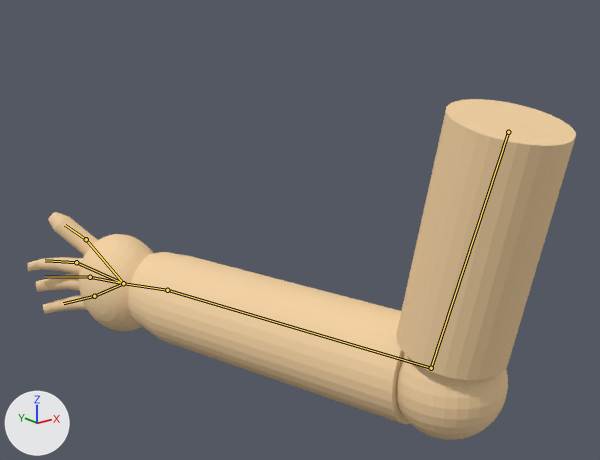
The Blender file Magic 2.0 Unity/Assets/Charakter/Arms0.2_right.blend, before and after one commit.
Camera for both pictures: a camera (50 mm lens) standing at (-1.19, -3.93, 2.06) and looking at (1.25, -0.87, 0.83). The lights are fixed; the arrows at lower left show +X, +Y and +Z. The bones that bend it are drawn over the model as lines.

Names of what the first picture shows: 'Arm_right'.
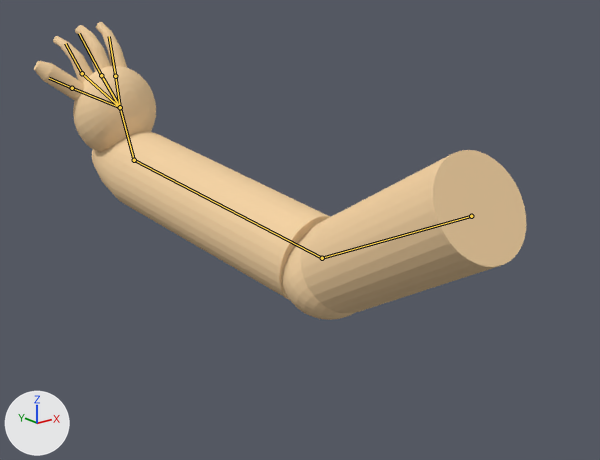
The newer file adds an action. The first version stands in its rest pose; the second is drawn at frame 13 of the action 'FlamethrowerEingang'.

Boxes [x1, y1, x2, y2] around the edits, measured in the pictures (600 x 460 px):
'Arm_right', posed (10% narrower, 13% shorter): before [28, 99, 576, 440]; after [34, 22, 526, 320]
bone 'Bone', root to tip: before (508, 132) to (431, 368); after (471, 216) to (322, 258)
bone 'Bone.001', root to tip: before (431, 368) to (167, 290); after (322, 258) to (134, 160)
bone 'Bone.002', root to tip: before (167, 290) to (123, 283); after (134, 160) to (120, 107)

Diff of the bpy script that builds the scene:
```diff
--- a/Magic 2.0 Unity/Assets/Charakter/Arms0.2_right.blend.py
+++ b/Magic 2.0 Unity/Assets/Charakter/Arms0.2_right.blend.py
@@ bone_bone @@
 bone_bone = bpy.data.objects['Armature_right'].pose.bones['Bone']
-bone_bone.location = (0.0, 0.0, 0.0)
-bone_bone.rotation_quaternion = (1.0, 0.0, 0.0, 0.0)  # degrees (0, 0, 0)
+bone_bone.location = (0.014, 0.377, -0.034)
+bone_bone.rotation_quaternion = (0.909, -0.393, 0.096, -0.099)  # degrees (-48, 6, -15)
@@ bone_bone_001 @@
 bone_bone_001 = bpy.data.objects['Armature_right'].pose.bones['Bone.001']  # child of 'Bone'
-bone_bone_001.rotation_quaternion = (1.0, 0.0, 0.0, 0.0)  # degrees (0, 0, 0)
+bone_bone_001.rotation_quaternion = (0.94, 0.325, 0.097, -0.026)  # degrees (38, 12, 1)
@@ bone_bone_002 @@
 bone_bone_002 = bpy.data.objects['Armature_right'].pose.bones['Bone.002']  # child of 'Bone.001'
-bone_bone_002.rotation_quaternion = (1.0, 0.0, 0.0, 0.0)  # degrees (0, 0, 0)
+bone_bone_002.rotation_quaternion = (0.538, -0.239, -0.562, 0.512)  # degrees (-78, -23, 106)
```
